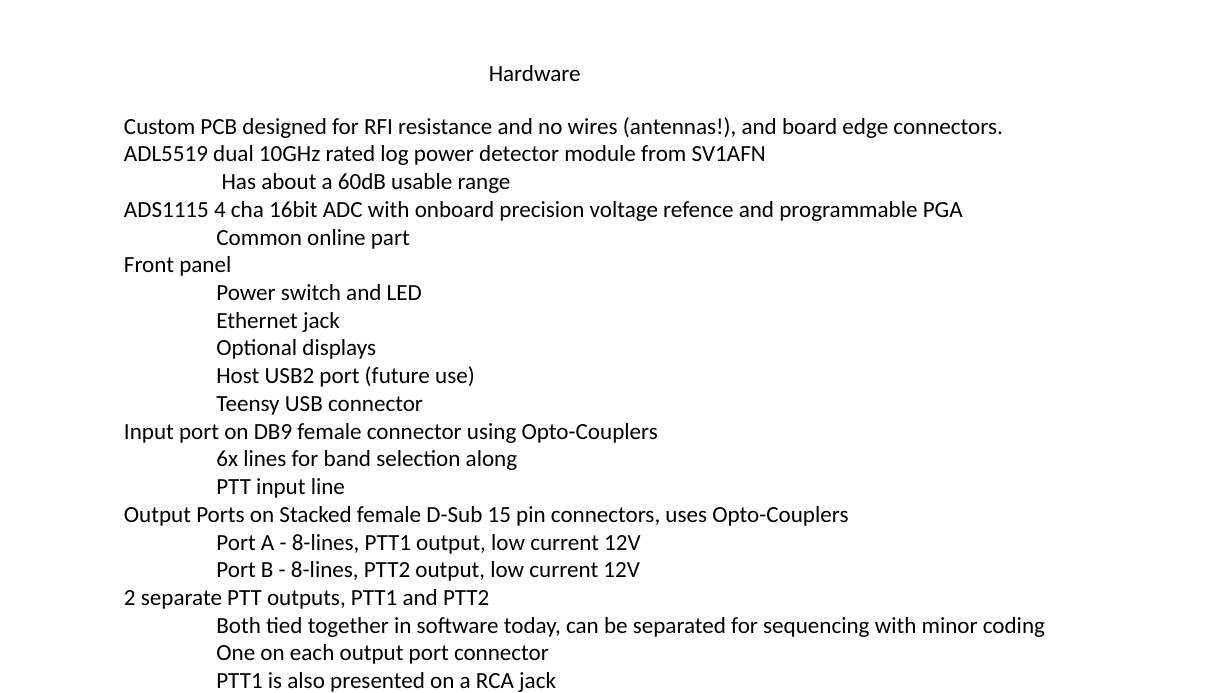
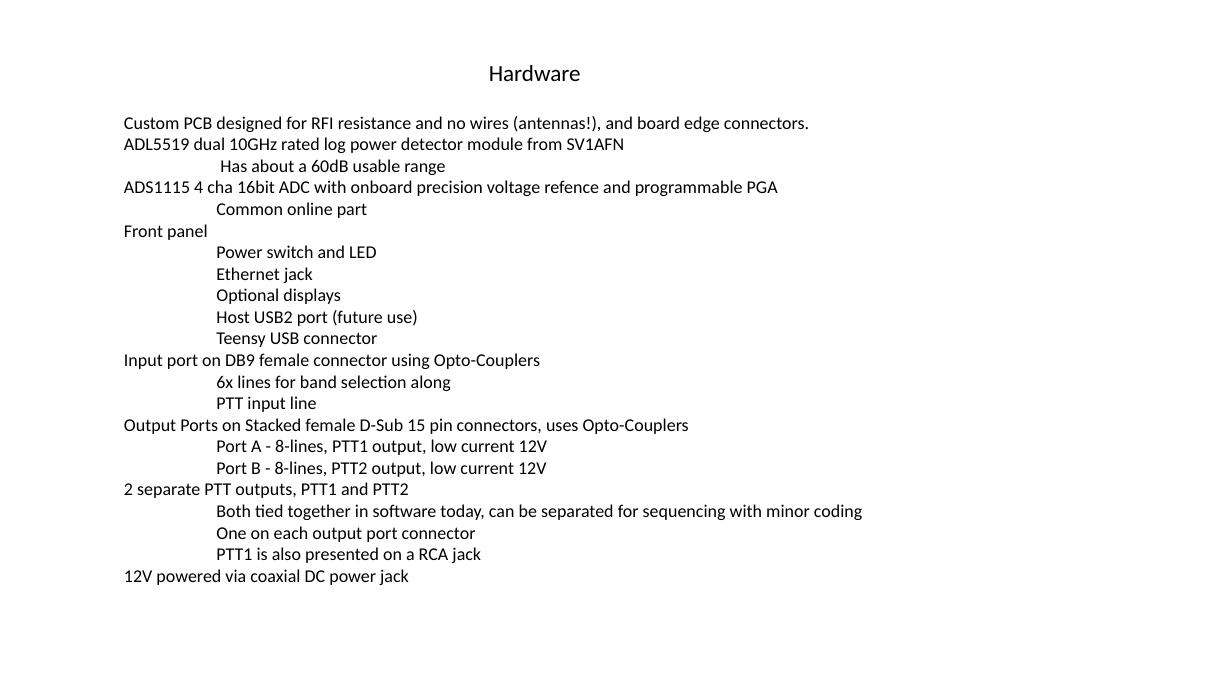
Before and after one commit to K7MDL2/RF-Power-Meter-V1, a slide deck: slide 3 of RF_Wattmeter_Teensy41_PCB_V1/Docs/Teensy 4.1 RF Wattmeter and Band Decoder Project.pptx. Drawn at 1232x693 pixels with LibreOffice and Linux fonts; fonts in the diff are those of the drawing. Boxes give left, top, right and bottom in pixels: in the first picture for what was removed or moved away, otherwise in the second. Text is boxed around its words. In the diff, an @@ line names an element or a change of style, - is before the commit and + after.

```diff
--- a/RF_Wattmeter_Teensy41_PCB_V1/Docs/Teensy 4.1 RF Wattmeter and Band Decoder Project.pptx
+++ b/RF_Wattmeter_Teensy41_PCB_V1/Docs/Teensy 4.1 RF Wattmeter and Band Decoder Project.pptx
@@ text "Custom PCB designed for RFI ..." at <box>124,116,862,585</box>: size 18 to 14 pt @@
```
Also in this commit, not shown: 1 other slide changed, 15 other files.
